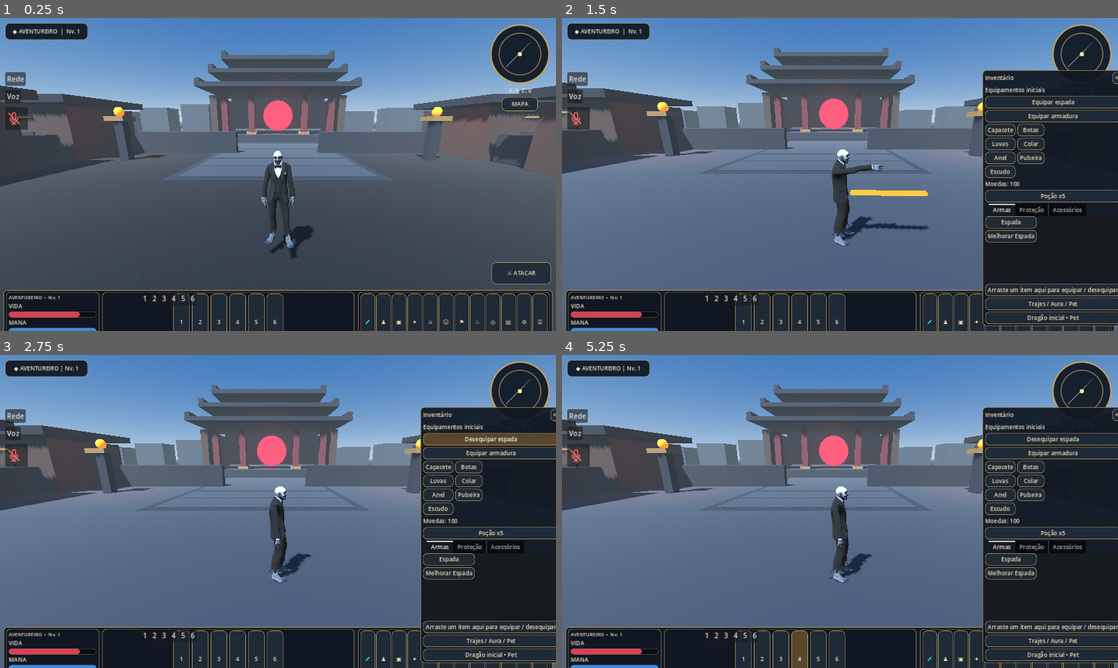
Above: before the commit, frames 1-4 (two rows, left to right).
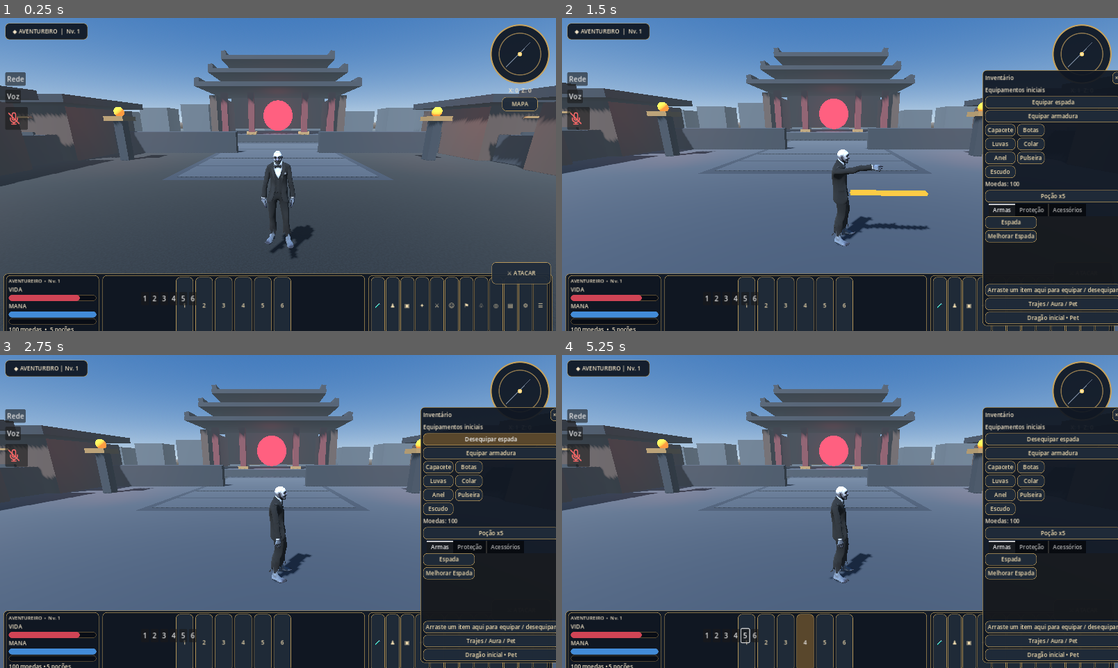
Above: after the commit, the same moments.

Repository: lolprogif/LolPRO-ON
Game: Godot game, scene res://World.tscn
The game is run twice, just before and just after one commit, with the same random seed, the same clock (stepped at 60 frames per second) and the same inputs. This scene is started directly instead of the project's main scene.
Inputs (mouse positions are in pixels of both pictures, inside the frame that each line leads up to):
- Up to frame 1 (0.25 s): no input
- Up to frame 2 (1.5 s): tap Enter at 0.5 s; move the mouse to (962, 158) at 0.52 s; hold D 0.53-1.25 s; tap I at 0.6 s; click (962, 158) at 0.67 s; tap Space at 0.77 s; drag from (728, 190) to (812, 237) at 1.27 s
- Up to frame 3 (2.75 s): click "MAPA" at 2 s
- Up to frame 4 (5.25 s): click "1" at 2.75 s; click "2" at 3.5 s; click "3" at 4.25 s; click "4" at 5 s

The runs differ from the first frame. In frame 1, 6.9% of the frame differs, in the area x 0-100%, y 81-100%; in frame 2, 6.1%; in frame 3, 6.1%; in frame 4, 6.3%.

Commit message:
Fix responsive bottom HUD sizing and clipping

Diff:
--- a/hud.gd
+++ b/hud.gd
@@ -103,14 +103,14 @@
 	bottom.set_anchors_and_offsets_preset(Control.PRESET_BOTTOM_WIDE)
 	bottom.offset_left = 8
 	bottom.offset_right = -8
-	bottom.offset_top = -94
+	bottom.offset_top = -132
 	bottom.offset_bottom = -8
 	var dock := HBoxContainer.new()
 	dock.add_theme_constant_override("separation",8)
 	bottom.add_child(dock)
 
 	var vitals := PanelContainer.new()
-	vitals.custom_minimum_size = Vector2(214,76)
+	vitals.custom_minimum_size = Vector2(214,112)
 	dock.add_child(vitals)
 	var stats := VBoxContainer.new()
 	stats.add_theme_constant_override("separation",2)
@@ -136,7 +136,7 @@
 		var slot := Button.new()
 		slot.text = str(i+1)
 		slot.tooltip_text = "Habilidade %d" % (i+1)
-		slot.custom_minimum_size = Vector2(38,48)
+		slot.custom_minimum_size = Vector2(40,56)
 		slot.focus_mode = Control.FOCUS_NONE
 		skills.add_child(slot)
 
@@ -160,7 +160,7 @@
 				toggle(n)
 		var b := button(menu,glyph,action)
 		b.tooltip_text = n
-		b.custom_minimum_size = Vector2(34,46)
+		b.custom_minimum_size = Vector2(32,54)
 
 	var attack_button := Button.new()
 	attack_button.text = "⚔ ATACAR" if OS.has_feature("mobile") else "⚔ ATACAR"
@@ -200,7 +200,7 @@
 		if cp.visible:
 			entry.grab_focus())
 	chat_button.tooltip_text = "Chat"
-	chat_button.custom_minimum_size = Vector2(34,46)
+	chat_button.custom_minimum_size = Vector2(32,54)
 
 	var inv := window("Inventário",Vector2(300,440),true)
 	label(inv,"Equipamentos iniciais")
